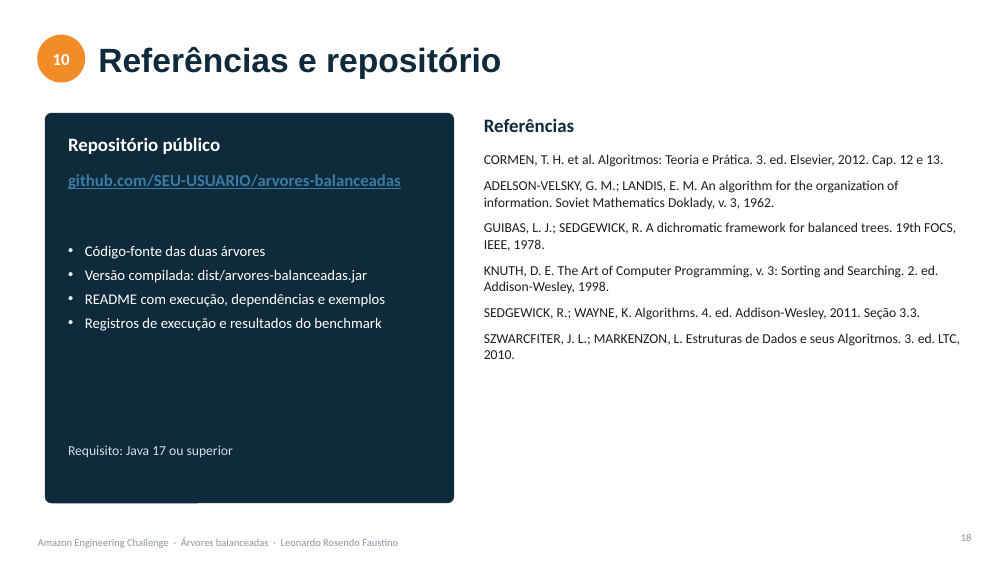
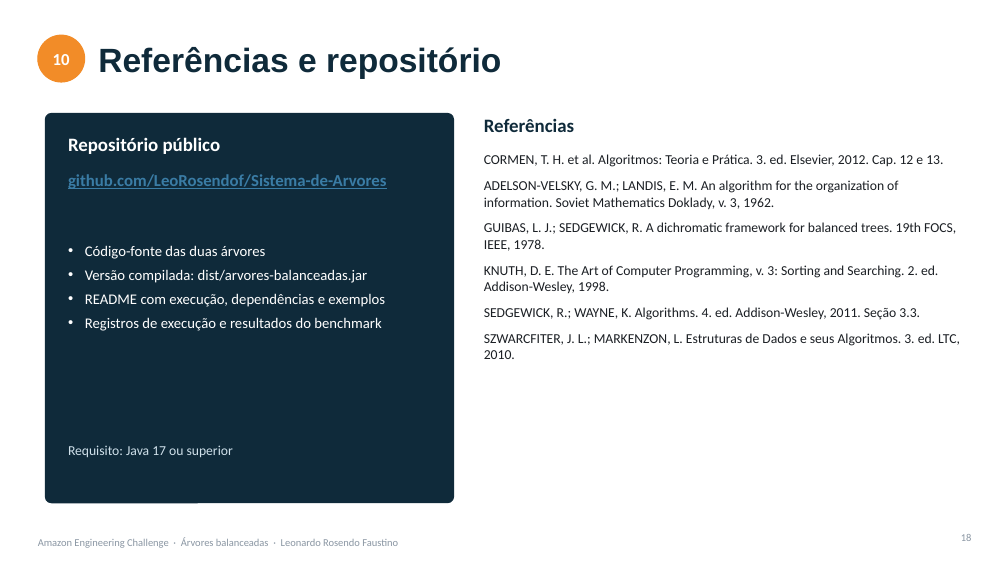
Before and after one commit to LeoRosendof/Sistema-de-Arvores, a slide deck: slide 18 of docs/apresentacao.pptx. Drawn at 1008x567 pixels with LibreOffice and Linux fonts; fonts in the diff are those of the drawing. Boxes give left, top, right and bottom in pixels: in the first picture for what was removed or moved away, otherwise in the second. Text is boxed around its words. In the diff, an @@ line names an element or a change of style, - is before the commit and + after.

Commit message:
Atualiza link do repositório na apresentação e no README

```diff
--- a/docs/apresentacao.pptx
+++ b/docs/apresentacao.pptx
@@ text at bbox=[68, 174, 387, 189]: text changed @@
-github.com/SEU-USUARIO/arvores-balanceadas
+github.com/LeoRosendof/Sistema-de-Arvores
```
Also in this commit, not shown: 2 other files.
